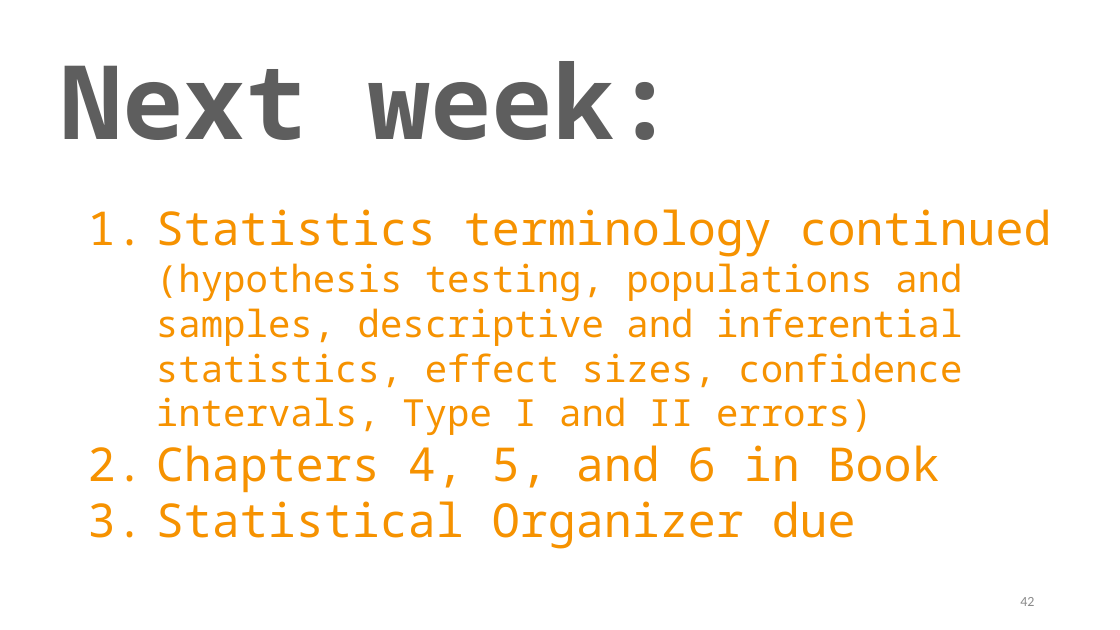
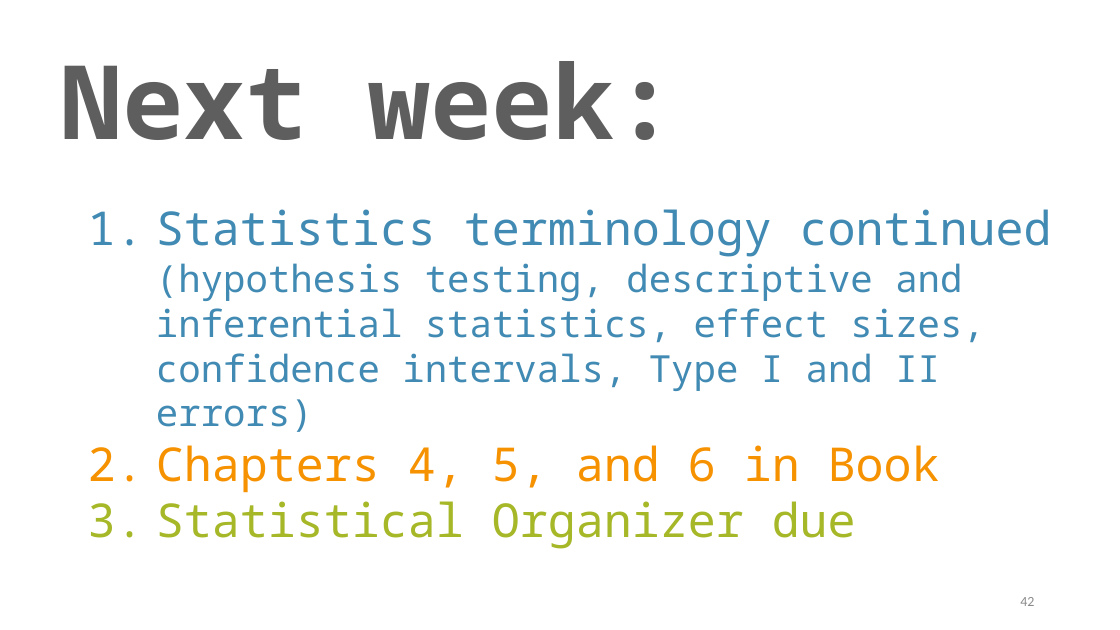
Before and after one commit to TysonStanley/EDU-6050, a slide deck: slide 42 of Slides/03_EDUC_6050_2018.pptx. Drawn at 1120x630 pixels with LibreOffice and Linux fonts; fonts in the diff are those of the drawing. Boxes give left, top, right and bottom in pixels: in the first picture for what was removed or moved away, otherwise in the second. Text is boxed around its words. In the diff, an @@ line names an element or a change of style, - is before the commit and + after.

```diff
--- a/Slides/03_EDUC_6050_2018.pptx
+++ b/Slides/03_EDUC_6050_2018.pptx
@@ text at [156,209,1052,432]: text changed; text colour #F69200 to #418AB3 @@
-1. Statistics terminology continued (hypothesis testing, populations and samples, descriptive and inferential statistics, effect sizes, confidence intervals, Type I and II errors)
+1. Statistics terminology continued (hypothesis testing, descriptive and inferential statistics, effect sizes, confidence intervals, Type I and II errors)
@@ text at [156,501,856,549]: text colour #F69200 to #A6B727 in "Statistical Organizer due" @@
```
Also in this commit, not shown: 5 other slides changed, 1 slide added, 1 slide removed, 4 other files.
